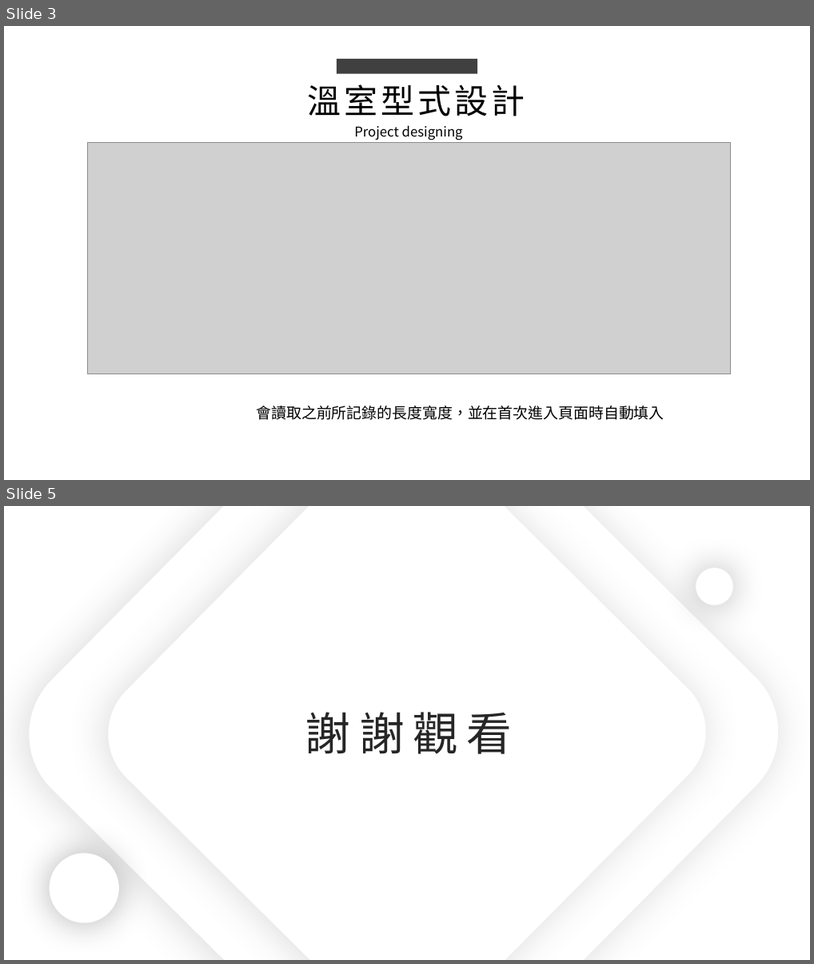
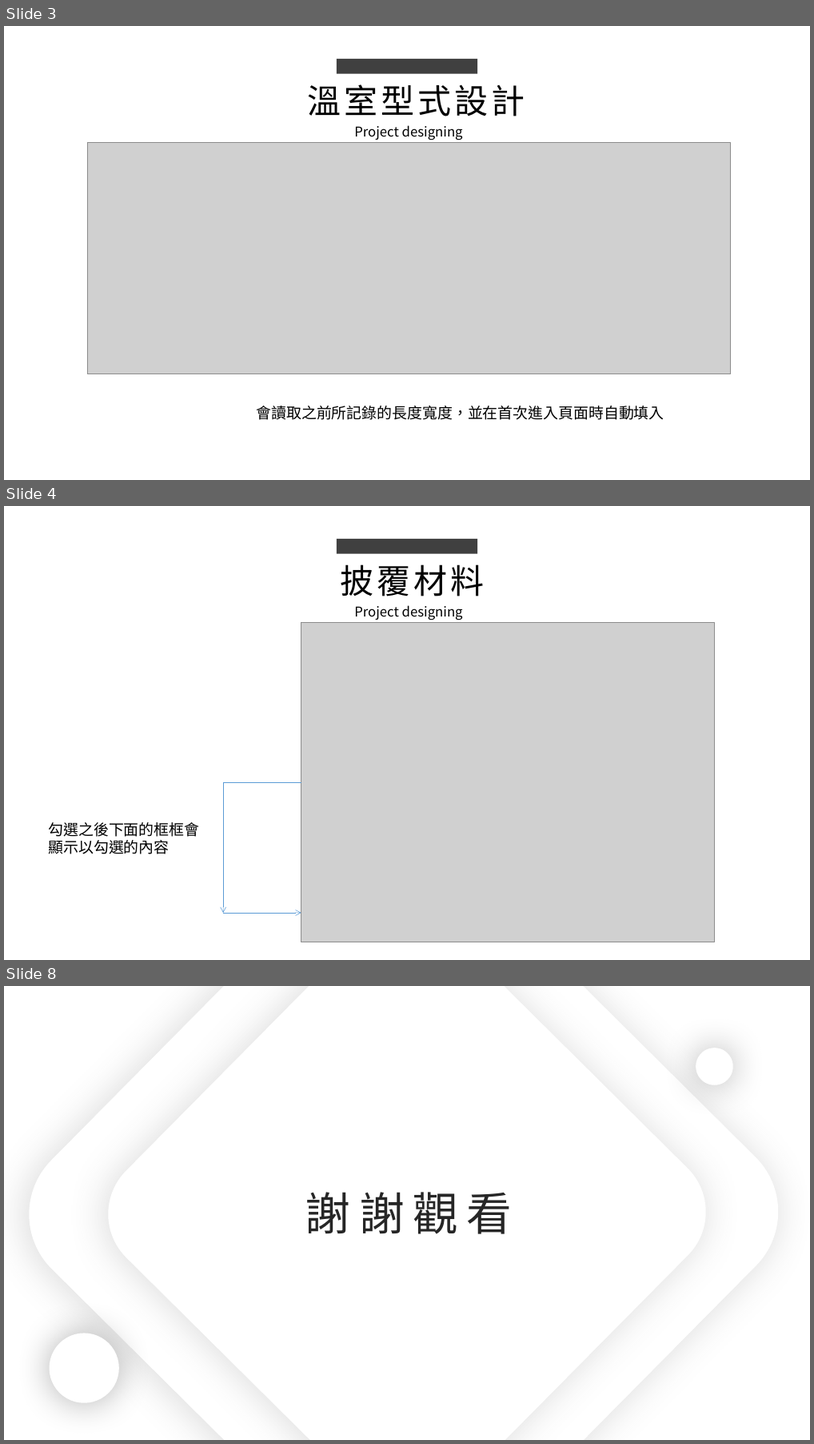
Before and after one commit to king637324/KnowledgeGreenhouseSystem, a slide deck: 工作日報_葉柏漢/2021.08/2021.08.17(加班)~2021.08.18工作日報_葉柏漢.pptx. Shown one above the other, each under a label of ours: slides 3 and 5 before the commit, slides 3, 4 and 8 after it; the slides between them are not shown. The pictures are 814x964 and 814x1444 pixels, drawn with LibreOffice and Linux fonts; fonts in the diff are those of the drawing; grey boxes stand for pictures. Boxes give left, top, right and bottom in pixels: in the first picture for what was removed or moved away, otherwise in the second. Text is boxed around its words. In the diff, an @@ line names an element or a change of style, - is before the commit and + after.

```diff
--- a/工作日報_葉柏漢/2021.08/2021.08.17(加班)~2021.08.18工作日報_葉柏漢.pptx
+++ b/工作日報_葉柏漢/2021.08/2021.08.17(加班)~2021.08.18工作日報_葉柏漢.pptx
@@ slide 4 added at <box>4,506,810,960</box>, background #FFFFFF @@
@@ rectangle added at <box>337,539,478,554</box>, fill #404040 @@
@@ text added at <box>340,564,484,596</box>, 40 pt, text #000000 @@
+披覆材料
@@ picture added at <box>302,623,715,941</box> @@
@@ text added at <box>354,605,463,620</box>, 16 pt, text #000000 @@
+Project designing
@@ elbow arrow added from (302, 782) to (223, 912), #5B9BD5 0.5 pt @@
@@ text added at <box>48,822,199,854</box>, 18 pt, text #000000 @@
+勾選之後下面的框框會顯示以勾選的內容
@@ arrow added from (223, 912) to (302, 912), #5B9BD5 0.5 pt @@
@@ what was slide 5 is now slide 8 @@
```
Also in this commit, not shown: 2 slides changed, 2 other slides added, 8 other files.
